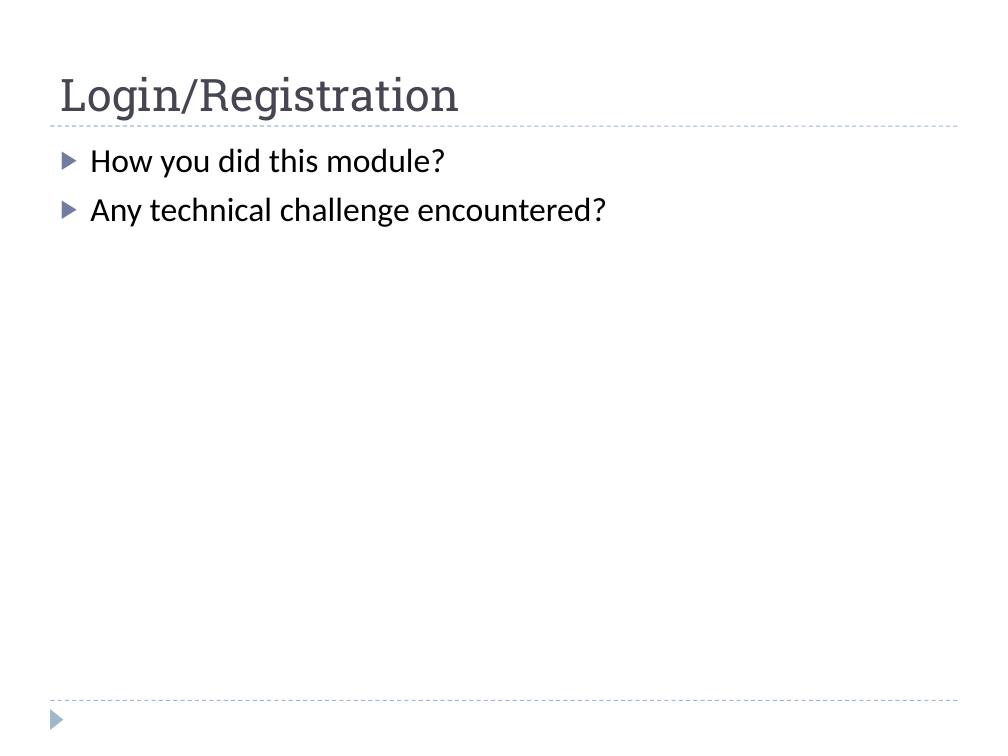
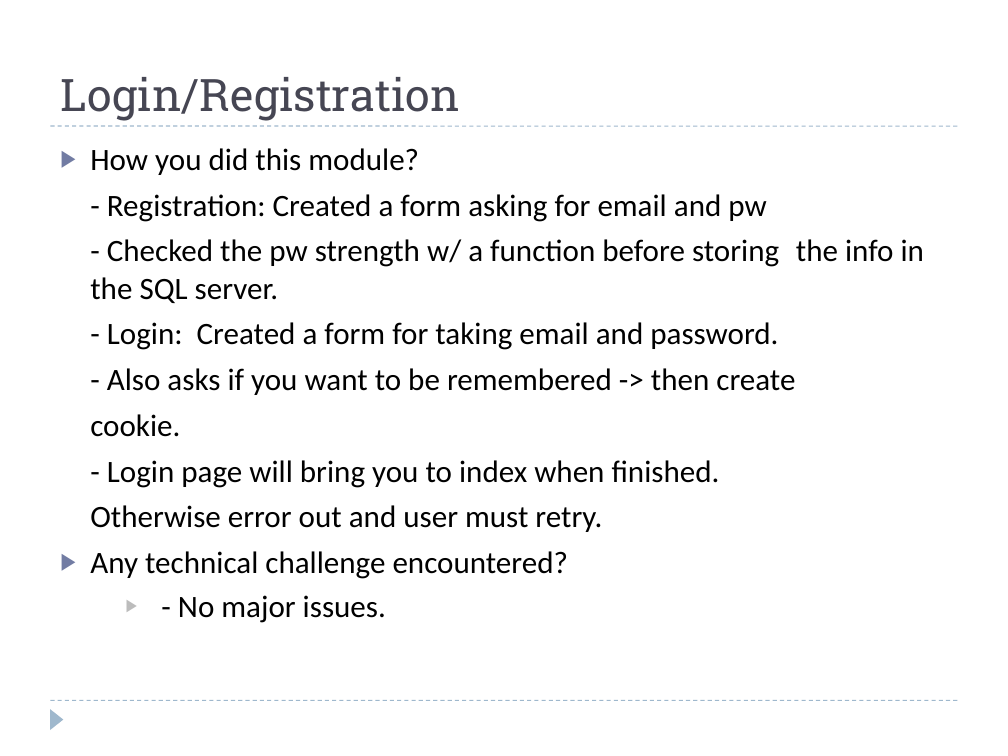
Before and after one commit to BowenChan/CS-174-Website-Project, a slide deck: slide 4 of Presentation and Files/2014 TeamProject3 Presentation 1212014.ppt. Drawn at 1008x756 pixels with LibreOffice and Linux fonts; fonts in the diff are those of the drawing. Boxes give left, top, right and bottom in pixels: in the first picture for what was removed or moved away, otherwise in the second. Text is boxed around its words. In the diff, an @@ line names an element or a change of style, - is before the commit and + after.

```diff
--- a/Presentation and Files/2014 TeamProject3 Presentation 1212014.ppt
+++ b/Presentation and Files/2014 TeamProject3 Presentation 1212014.ppt
@@ text at (90,148,568,579): size 24 to 22.2 pt in "How you did this module?", "Any technical challenge encountered?" @@
@@ text at (90,194,924,532): paragraphs added @@
+- Registration: Created a form asking for email and pw
+- Checked the pw strength w/ a function before storing the info in the SQL server.
+- Login: Created a form for taking email and password.
+- Also asks if you want to be remembered -> then create
+cookie.
+- Login page will bring you to index when finished.
+Otherwise error out and user must retry.
@@ text at (178,595,386,623): paragraph added @@
+    ▶ - No major issues.
```
Also in this commit, not shown: 1 other slide changed.
